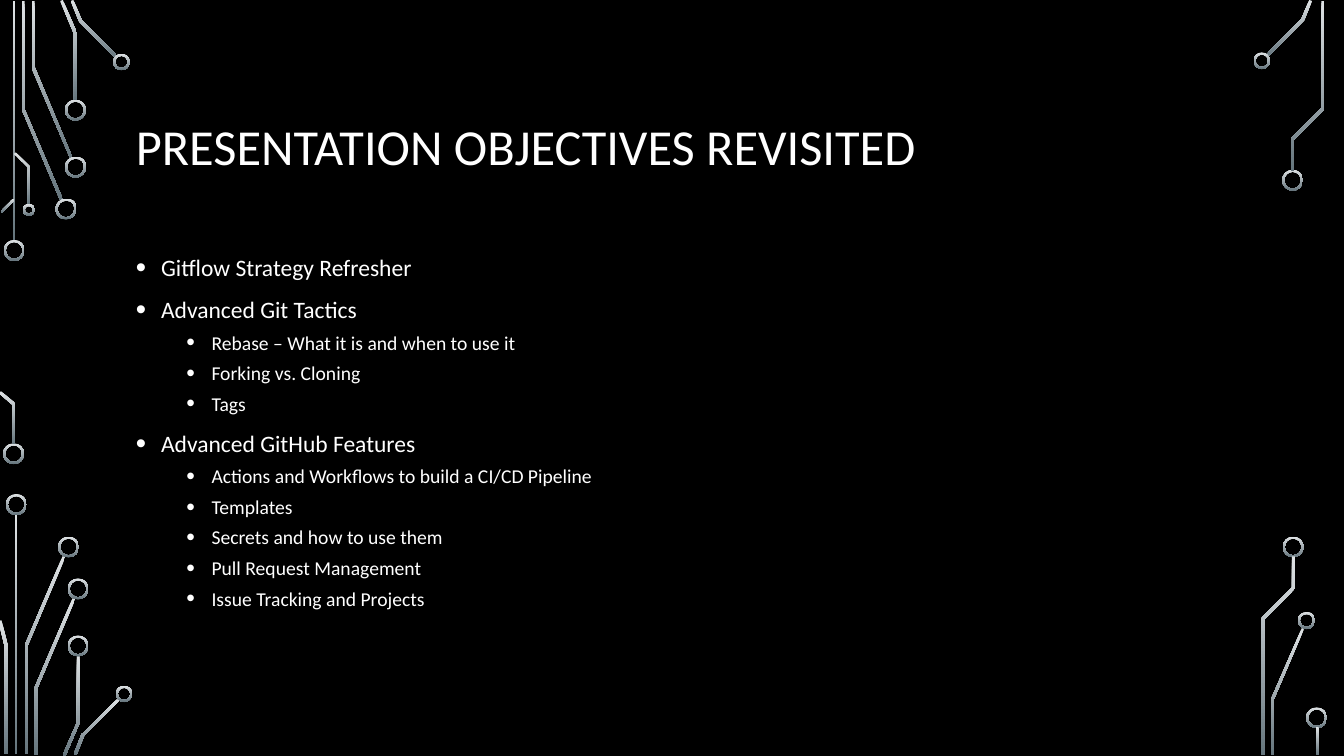
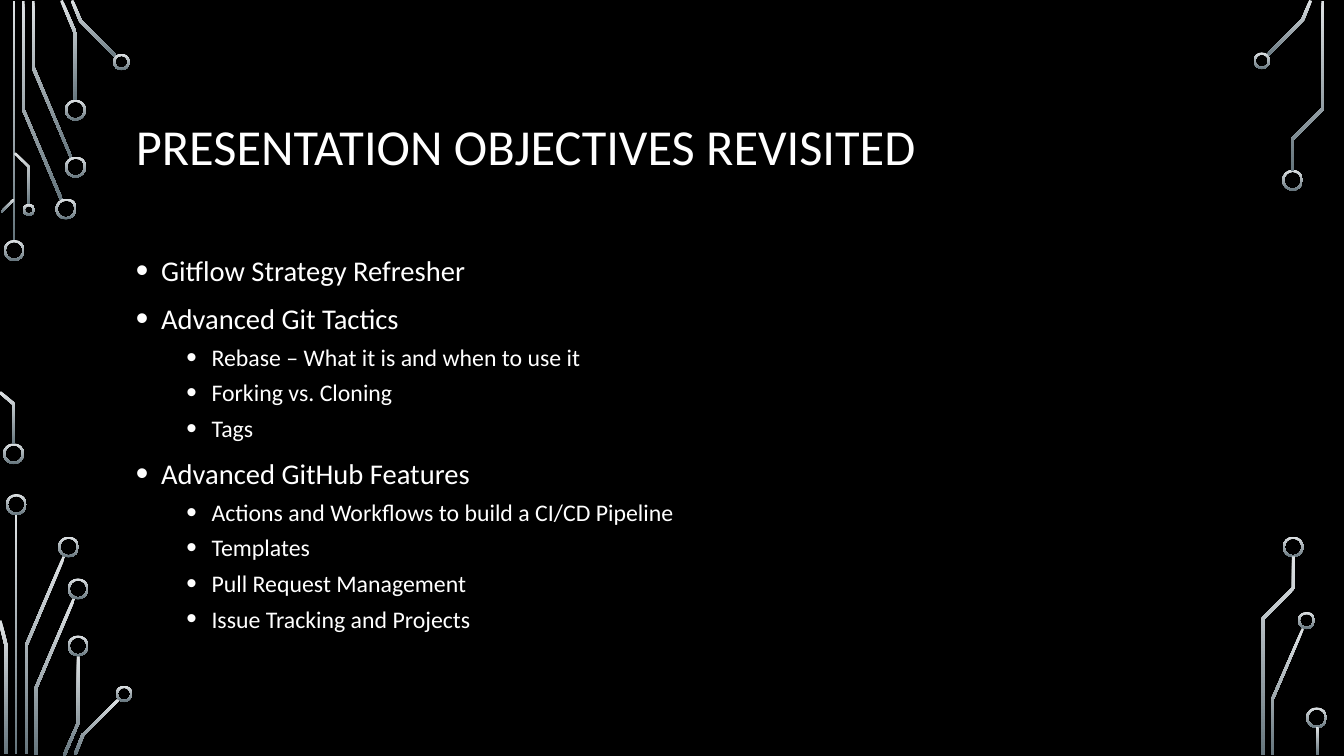
Before and after one commit to onideus/github-101-website, a slide deck: slide 32 of resources/Advanced github topics.pptx (slide 40 before the commit). Drawn at 1344x756 pixels with LibreOffice and Linux fonts; fonts in the diff are those of the drawing; background and template pictures are left out. Boxes give left, top, right and bottom in pixels: in the first picture for what was removed or moved away, otherwise in the second. Text is boxed around its words. In the diff, an @@ line names an element or a change of style, - is before the commit and + after.

```diff
--- a/resources/Advanced github topics.pptx
+++ b/resources/Advanced github topics.pptx
@@ text "Gitflow Strategy Refresher" at (x1=161, y1=261, x2=673, y2=632): size 16.8 to 20.4 pt in "Gitflow Strategy Refresher", "Advanced Git Tactics", "Advanced GitHub Features"; size 14 to 17 pt in "Rebase – What it is and when ...", "Forking vs. Cloning", "Tags", "Actions and Workflows to build a CI/CD ..." and 3 more places @@
@@ text at (x1=212, y1=530, x2=442, y2=544): paragraph removed @@
-  • Secrets and how to use them
```
Also in this commit, not shown: 7 other slides changed, 8 slides removed, 1 other file.
